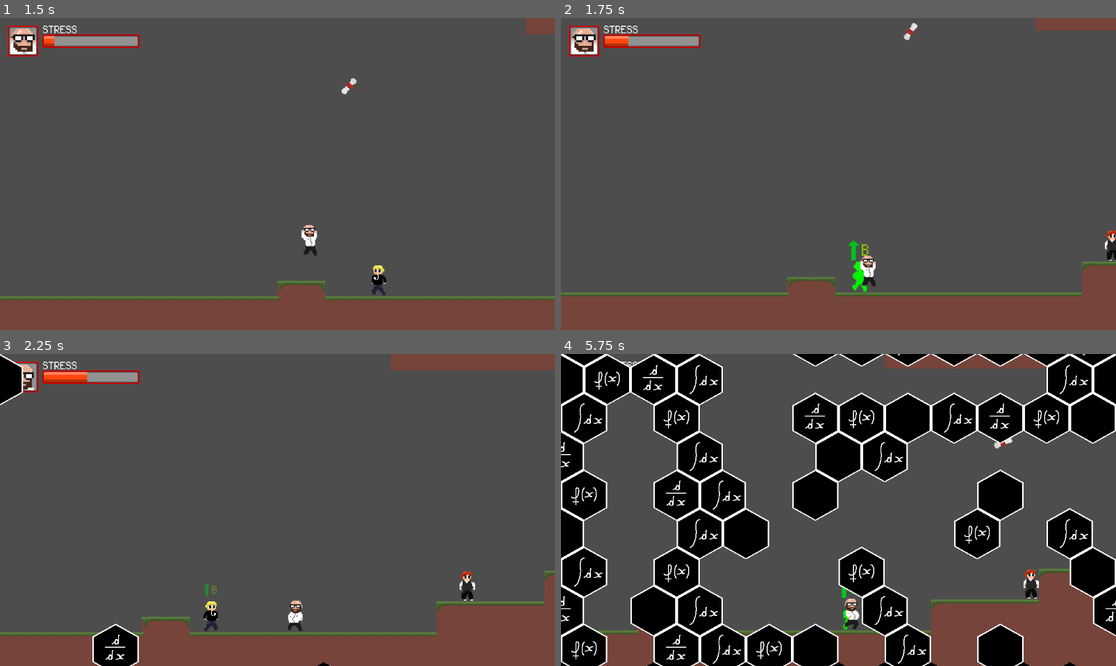
Above: before the commit, frames 1-4 (two rows, left to right).
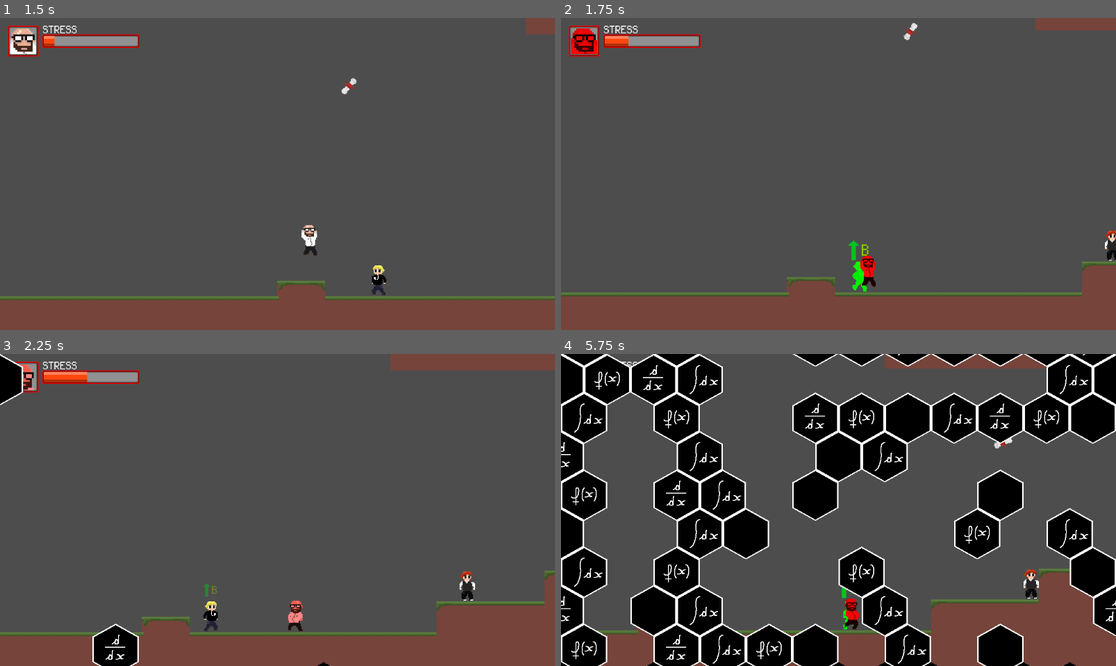
Above: after the commit, the same moments.

Repository: rddtz/training-gj
Game: Godot game, scene res://Scenes/main.tscn
The game is run twice, just before and just after one commit, with the same random seed, the same clock (stepped at 60 frames per second) and the same inputs. This scene is started directly instead of the project's main scene.
Inputs (mouse positions are in pixels of both pictures, inside the frame that each line leads up to):
- Up to frame 1 (1.5 s): tap Enter (ui_accept) at 0.5 s; move the mouse to (399, 158) at 0.52 s; press the mouse at (399, 158) at 0.53 s; hold D (moveRight) from 0.53 s (still down); tap Space (jump) at 0.77 s; move the mouse to (166, 189) at 1.27 s; release the mouse at (166, 189) at 1.28 s; tap U at 1.35 s
- Up to frame 2 (1.75 s): keep holding D (moveRight); tap Space (jump) at 1.52 s
- Up to frame 3 (2.25 s): move the mouse to (333, 441) at 2.02 s; release D (moveRight) at 2.03 s; hold A (moveLeft) from 2.03 s (still down); hold J from 2.03 s (still down)
- Up to frame 4 (5.75 s): move the mouse to (810, 572) at 2.77 s; release A (moveLeft) at 2.78 s; release J at 2.78 s; hold D (moveRight) 2.78-4.28 s; click (810, 572) at 2.85 s; tap Space (jump) at 3.02, 3.77, 4.52 s; move the mouse to (1005, 556) at 3.52 s; hold U 3.53-4.28 s; move the mouse to (672, 463) at 4.27 s; hold A (moveLeft) 4.28-5.03 s; tap J at 4.35 s; move the mouse to (866, 510) at 5.02 s; press the mouse at (866, 510) at 5.03 s; hold D (moveRight) from 5.03 s (still down)

Frame 1 is identical in both runs. In frame 2, 0.5% of the frame differs, in the area x 1-57%, y 3-87%; in frame 3, 0.2%; in frame 4, 0.2%.

Commit message:
arrumei uns bugs

Diff:
--- a/Scenes/inimigo_corajoso.tscn
+++ b/Scenes/inimigo_corajoso.tscn
@@ -77,7 +77,7 @@
 "duration": 1.0,
 "texture": SubResource("AtlasTexture_ajyll")
 }],
-"loop": true,
+"loop": false,
 "name": &"caindo",
 "speed": 5.0
 }, {
@@ -234,7 +234,7 @@
 [node name="AnimatedSprite2D" type="AnimatedSprite2D" parent="."]
 material = SubResource("ShaderMaterial_4qq4x")
 sprite_frames = SubResource("SpriteFrames_2qbeu")
-animation = &"walk"
+animation = &"caindo"
 autoplay = "idle"
 
 [node name="Física" type="CollisionShape2D" parent="."]
--- a/Scenes/player.tscn
+++ b/Scenes/player.tscn
@@ -11,6 +11,42 @@
 [ext_resource type="PackedScene" uid="uid://bmcyiup8rwx72" path="res://Scenes/zoom.tscn" id="8_68l8d"]
 [ext_resource type="AudioStream" uid="uid://g7p12qalj3jj" path="res://Assets/sounds/sfx/sfx_scream.wav" id="10_8qmlw"]
 [ext_resource type="Script" path="res://Scripts/area_de_stress.gd" id="11_sr6u6"]
+
+[sub_resource type="Animation" id="Animation_pev8n"]
+resource_name = "hit"
+tracks/0/type = "value"
+tracks/0/imported = false
+tracks/0/enabled = true
+tracks/0/path = NodePath("AnimatedSprite2D:modulate")
+tracks/0/interp = 1
+tracks/0/loop_wrap = true
+tracks/0/keys = {
+"times": PackedFloat32Array(0, 1),
+"transitions": PackedFloat32Array(1, 1),
+"update": 0,
+"values": [Color(1, 0, 0, 1), Color(1, 1, 1, 1)]
+}
+
+[sub_resource type="Animation" id="Animation_hgayc"]
+length = 0.001
+tracks/0/type = "value"
+tracks/0/imported = false
+tracks/0/enabled = true
+tracks/0/path = NodePath("AnimatedSprite2D:modulate")
+tracks/0/interp = 1
+tracks/0/loop_wrap = true
+tracks/0/keys = {
+"times": PackedFloat32Array(0),
+"transitions": PackedFloat32Array(1),
+"update": 0,
+"values": [Color(1, 1, 1, 1)]
+}
+
+[sub_resource type="AnimationLibrary" id="AnimationLibrary_fd8yo"]
+_data = {
+"RESET": SubResource("Animation_hgayc"),
+"hit": SubResource("Animation_pev8n")
+}
 
 [sub_resource type="AtlasTexture" id="AtlasTexture_j0rx8"]
 atlas = ExtResource("2_a8h5t")
@@ -97,6 +133,11 @@
 collision_layer = 2
 script = ExtResource("1_f0khx")
 
+[node name="AnimationPlayer" type="AnimationPlayer" parent="."]
+libraries = {
+"": SubResource("AnimationLibrary_fd8yo")
+}
+
 [node name="AnimatedSprite2D" type="AnimatedSprite2D" parent="."]
 sprite_frames = SubResource("SpriteFrames_ulg7w")
 animation = &"idle"
--- a/Scripts/ataque.gd
+++ b/Scripts/ataque.gd
@@ -28,8 +28,9 @@
 			body.animation_player.stop()
 			body.animation_player.play("hit")
 			destroy()
-		if body.vida == 0:
-			body.animation_player.play("caindo")
+		if body.vida == 0 && !body.falled:
+			body.fall()
 			body.state = 0
+			body.falled = 1
 	elif body.name != "Player":
 		destroy()
--- a/Scripts/inimigo.gd
+++ b/Scripts/inimigo.gd
@@ -21,6 +21,10 @@
 var objeto : Node2D
 @onready var animation_player: AnimationPlayer = $AnimationPlayer
 var estressando := false
+var falled := 0
+
+@onready var animated_sprite_2d: AnimatedSprite2D = $AnimatedSprite2D
+
 
 func _ready() -> void:
 	#grade_node.change_grade()
@@ -56,6 +60,8 @@
 		if objeto.name == 'Player' and objeto.inv == 0:
 			objeto.inv = 60
 			objeto.stress_index += 25
+			objeto.animation_player.stop()
+			objeto.animation_player.play("hit")
 			if vida < maxvida:
 				vida += 1
 			#Rodando a animacao de aparecer a nota
@@ -101,3 +107,6 @@
 func _on_area_de_stress_body_exited(body: Node2D) -> void:
 	if body.name == "Player":
 		estressando = false
+
+func fall():
+	animated_sprite_2d.play("caindo")
--- a/Scripts/inimigo_medroso.gd
+++ b/Scripts/inimigo_medroso.gd
@@ -26,7 +26,8 @@
 var maxvida := 3
 @onready var animation_player: AnimationPlayer = $AnimationPlayer
 var estressando := false
-
+@onready var animated_sprite_2d: AnimatedSprite2D = $AnimatedSprite2D
+var falled := 0
 
 func _ready() -> void:
 	#grade_node.change_grade()
@@ -58,6 +59,8 @@
 		if objeto.name == 'Player' and objeto.inv == 0:
 			objeto.inv = 60
 			objeto.stress_index += 25
+			objeto.animation_player.stop()
+			objeto.animation_player.play("hit")
 			if vida < maxvida:
 				vida += 1
 			#Rodando a animacao de aparecer a nota
@@ -102,3 +105,6 @@
 func _on_area_de_stress_body_exited(body: Node2D) -> void:
 	if body.name == "Player":
 		estressando = false
+
+func fall():
+	animated_sprite_2d.play("caindo")
--- a/Scripts/player.gd
+++ b/Scripts/player.gd
@@ -18,6 +18,10 @@
 @onready var death_sound: AudioStreamPlayer2D = $DeathSound
 var death_sound_played := false
 var enemy_in_sight := false
+
+@onready var animation_player: AnimationPlayer = $AnimationPlayer
+
+
 
 var objeto : Node2D
 
Not shown: 1 places in Scenes/player.tscn that only renumber resources
